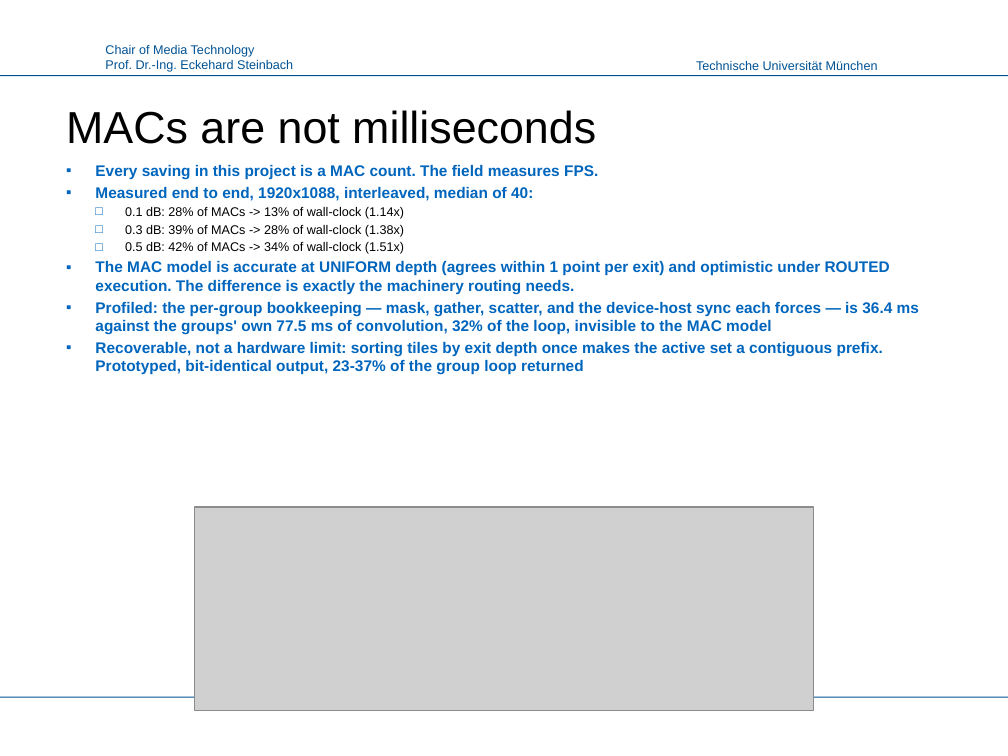
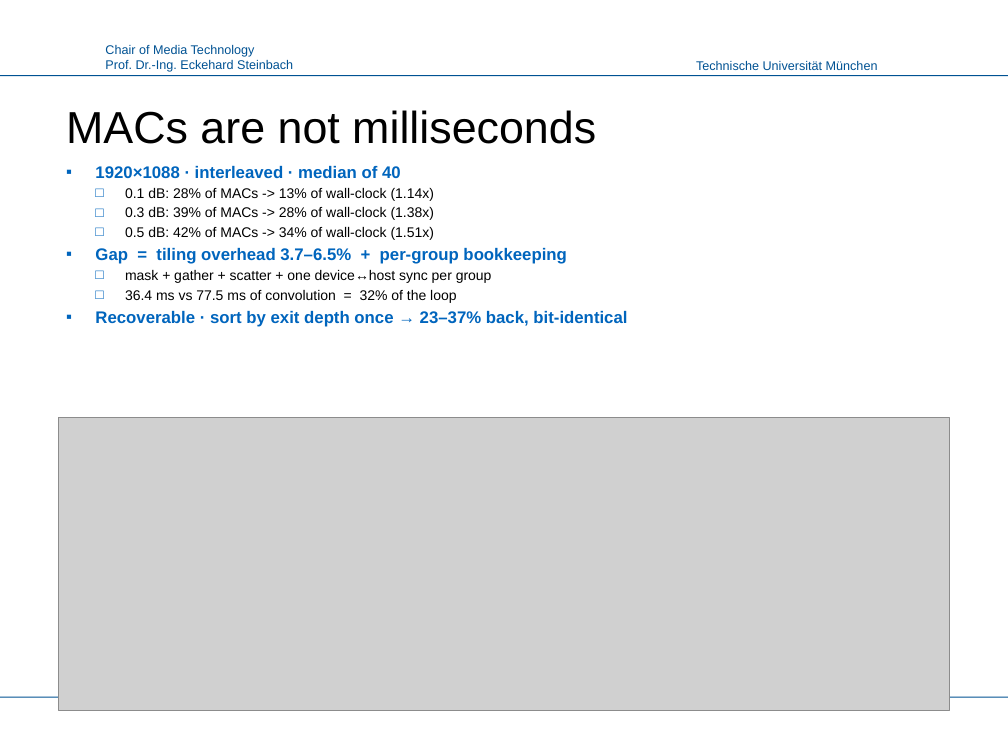
Before and after one commit to canerim/FLEX-FLOP, a slide deck: slide 15 of paper/FLEX-UF_LMT.pptx (slide 16 before the commit). Drawn at 1008x756 pixels with LibreOffice and Linux fonts; fonts in the diff are those of the drawing; grey boxes stand for pictures; background and template pictures are left out. Boxes give left, top, right and bottom in pixels: in the first picture for what was removed or moved away, otherwise in the second. Text is boxed around its words. In the diff, an @@ line names an element or a change of style, - is before the commit and + after.

Commit message:
Deck: figure-first, and the figures now use the release denominator
Body text cut from 19,027 characters to 9,705 -- claims, numbers and
formulas, no connective prose. Every figure that had room got it: 21 of 23
now span >=90% of the slide.

Two figures were showing the old denominator while the text beside them
showed the corrected one, which is exactly the inconsistency a reader is
right to distrust. make_figs_nature.py now routes every saving through one
helper that divides by the release's 1.0, and the architecture figure no
longer prints the deepest exit as '0% saved' -- it is -1.0%, because seam
repair makes our full-depth path cost 0.95% more than the release. Hiding
that at the one place the figure makes a cost claim was the worst version
of the error.

Five slides give the seam artefact in textbook form: the convolution that
causes it, the 4b/F contamination law, padding as an estimator with the
measured table, the perimeter argument for 256px, and the gated repair
with its equation -- ending on the measurement that says the repair earns
0.0020 dB per point of decode while arls was rejected at 0.0018.

```diff
--- a/paper/FLEX-UF_LMT.pptx
+++ b/paper/FLEX-UF_LMT.pptx
@@ text at [95,166,401,178]: text changed; size 11 to 12 pt @@
-▪ Every saving in this project is a MAC count. The field measures FPS.
-▪ Measured end to end, 1920x1088, interleaved, median of 40:
+▪ 1920×1088 · interleaved · median of 40
@@ text at [125,188,434,240]: size 9 to 10 pt in "0.1 dB: 28% of MACs -> 13% ...", "0.3 dB: 39% of MACs -> 28% ...", "0.5 dB: 42% of MACs -> 34% ..." @@
@@ text at [95,270,627,327]: text changed; size 11 to 12 pt @@
-▪ The MAC model is accurate at UNIFORM depth (agrees within 1 point per exit) and optimistic under ROUTED execution. The difference is exactly the machinery routing needs.
-▪ Profiled: the per-group bookkeeping — mask, gather, scatter, and the device-host sync each forces — is 36.4 ms against the groups' own 77.5 ms of convolution, 32% of the loop, invisible to the MAC model
-▪ Recoverable, not a hardware limit: sorting tiles by exit depth once makes the active set a contiguous prefix. Prototyped, bit-identical output, 23-37% of the group loop returned
+▪ Gap = tiling overhead 3.7–6.5% + per-group bookkeeping
+  □ mask + gather + scatter + one device↔host sync per group
+  □ 36.4 ms vs 77.5 ms of convolution = 32% of the loop
+▪ Recoverable · sort by exit depth once → 23–37% back, bit-identical
@@ picture: place and size @@
-picture at [195,507,812,711]
+picture at [58,417,949,711]
```
Also in this commit, not shown: 20 other slides changed, 2 slides added, 2 slides removed, 17 other files.
